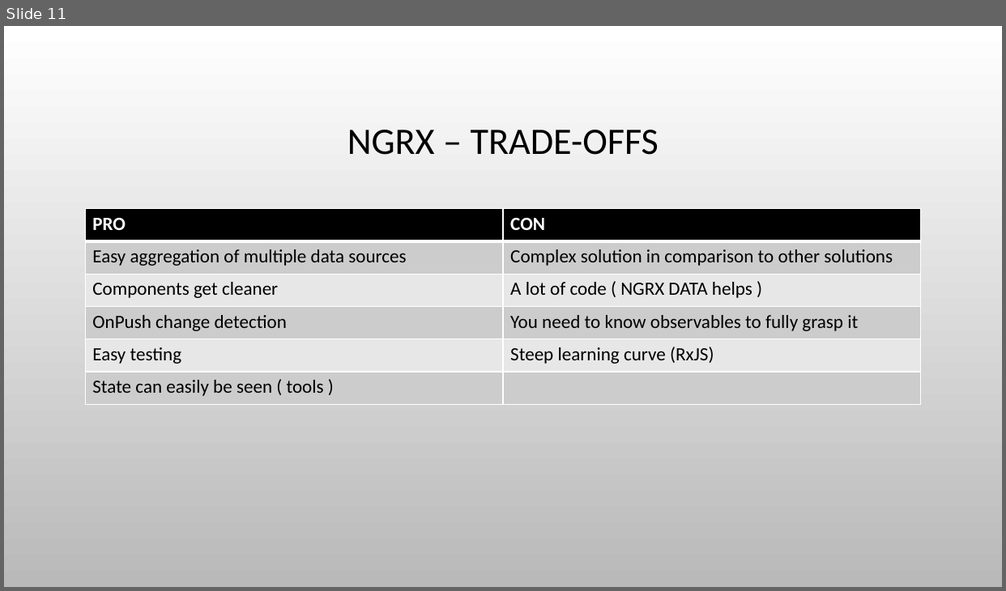
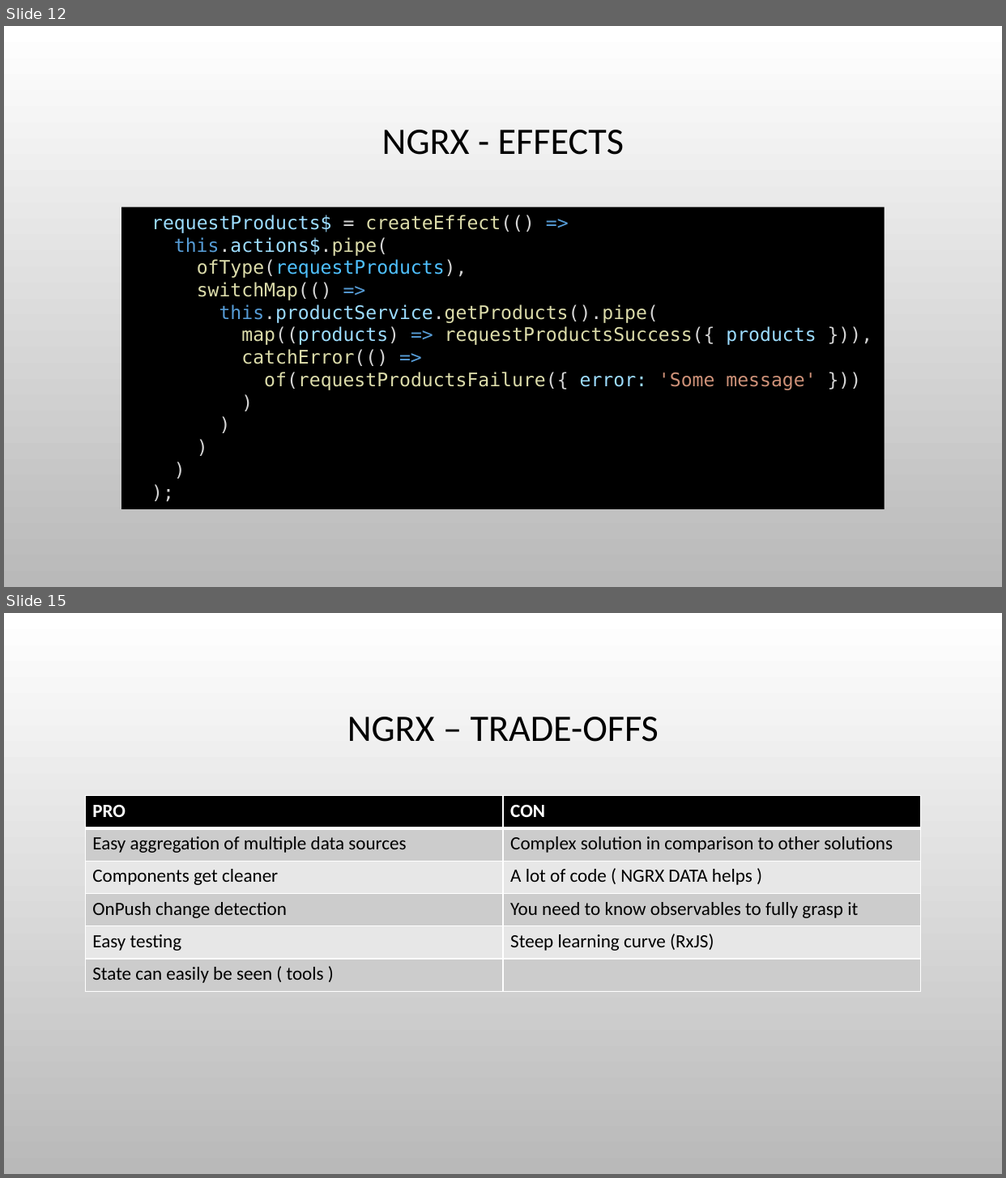
Before and after one commit to bertleemput/reactive-state-management, a slide deck: Reactive State Management.pptx. Shown one above the other, each under a label of ours: slide 11 before the commit, slides 12 and 15 after it; the slides between them are not shown. The pictures are 1006x591 and 1006x1178 pixels, drawn with LibreOffice and Linux fonts; fonts in the diff are those of the drawing; background and template pictures are left out. Boxes give left, top, right and bottom in pixels: in the first picture for what was removed or moved away, otherwise in the second. Text is boxed around its words. In the diff, an @@ line names an element or a change of style, - is before the commit and + after.

Commit message:
Examples of NGRX parts

```diff
--- a/Reactive State Management.pptx
+++ b/Reactive State Management.pptx
@@ slide 12 added at box(4, 26, 1002, 587), background picture (left out) @@
@@ title added at box(382, 130, 624, 155), 36 pt, text #000000 @@
+NGRX - EFFECTS
@@ rectangle added at box(121, 207, 884, 510), fill #000000, 18 pt, text #DCDCAA @@
+requestProducts$ = createEffect(() =>
+this.actions$.pipe(
+ofType(requestProducts),
+switchMap(() =>
+this.productService.getProducts().pipe(
+map((products) => requestProductsSuccess({ products })),
+catchError(() =>
+of(requestProductsFailure({ error: 'Some message' }))
+)
+)
+)
+)
+);
@@ what was slide 11 is now slide 15 @@
```
Also in this commit, not shown: 3 other slides added.
